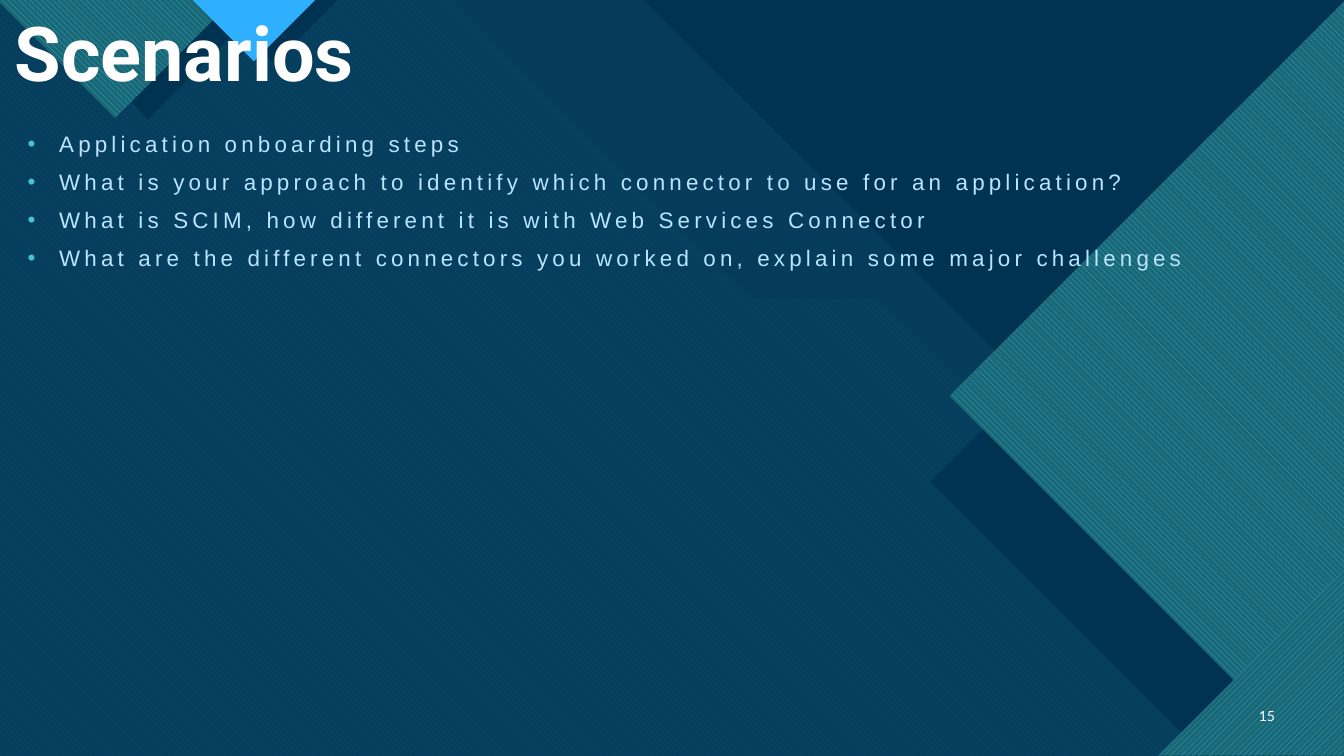
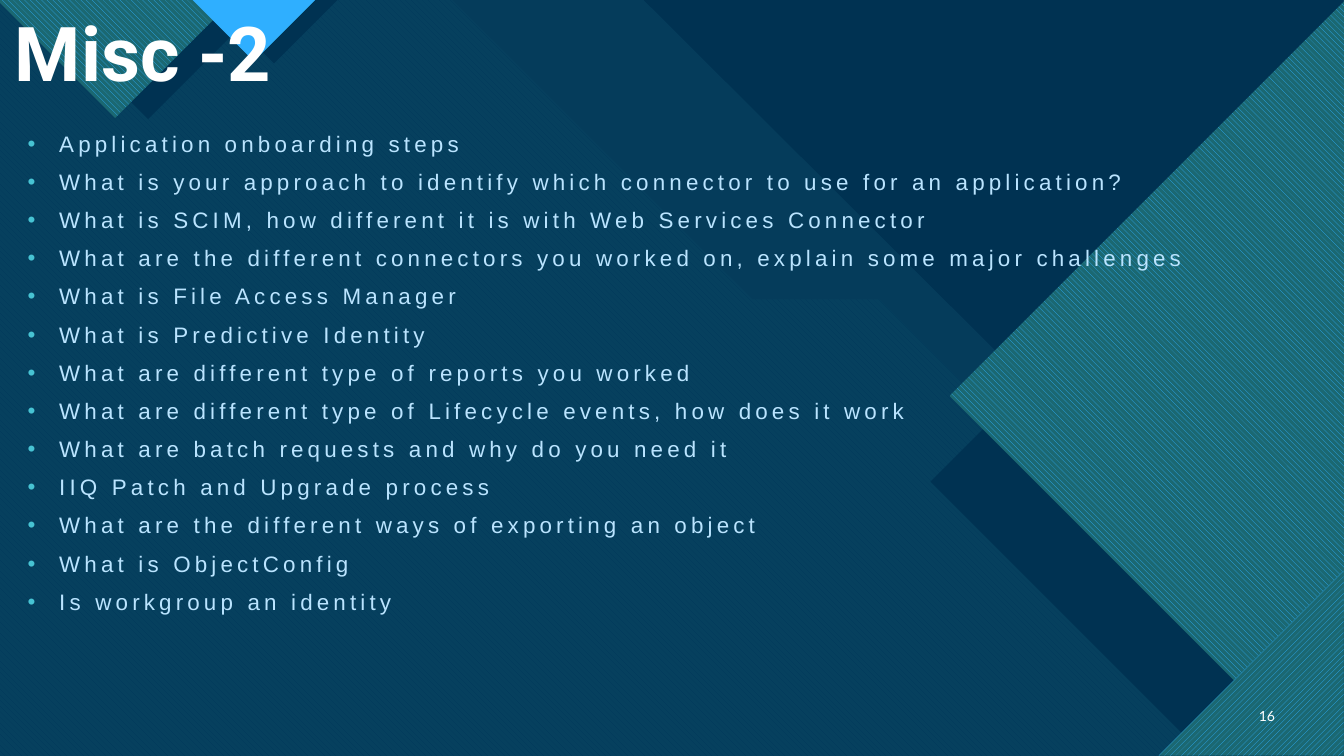
Before and after one commit to MVKR7/SailPoint-IIQ, a slide deck: slide 16 of Content/SailPoint_IdentityIQ_Interview_Questions.pptx (slide 15 before the commit). Drawn at 1344x756 pixels with LibreOffice and Linux fonts; fonts in the diff are those of the drawing. Boxes give left, top, right and bottom in pixels: in the first picture for what was removed or moved away, otherwise in the second. Text is boxed around its words. In the diff, an @@ line names an element or a change of style, - is before the commit and + after.

```diff
--- a/Content/SailPoint_IdentityIQ_Interview_Questions.pptx
+++ b/Content/SailPoint_IdentityIQ_Interview_Questions.pptx
@@ title at bbox=[15, 12, 271, 99]: text changed @@
-Scenarios
+Misc -2
@@ text at bbox=[59, 288, 904, 615]: paragraphs added @@
+• What is File Access Manager
+• What is Predictive Identity
+• What are different type of reports you worked
+• What are different type of Lifecycle events, how does it work
+• What are batch requests and why do you need it
+• IIQ Patch and Upgrade process
+• What are the different ways of exporting an object
+• What is ObjectConfig
+• Is workgroup an identity
@@ page number at bbox=[1259, 709, 1275, 725]: text changed @@
-15
+16
```
Also in this commit, not shown: 8 other slides changed, 1 slide added, 3 other files.
